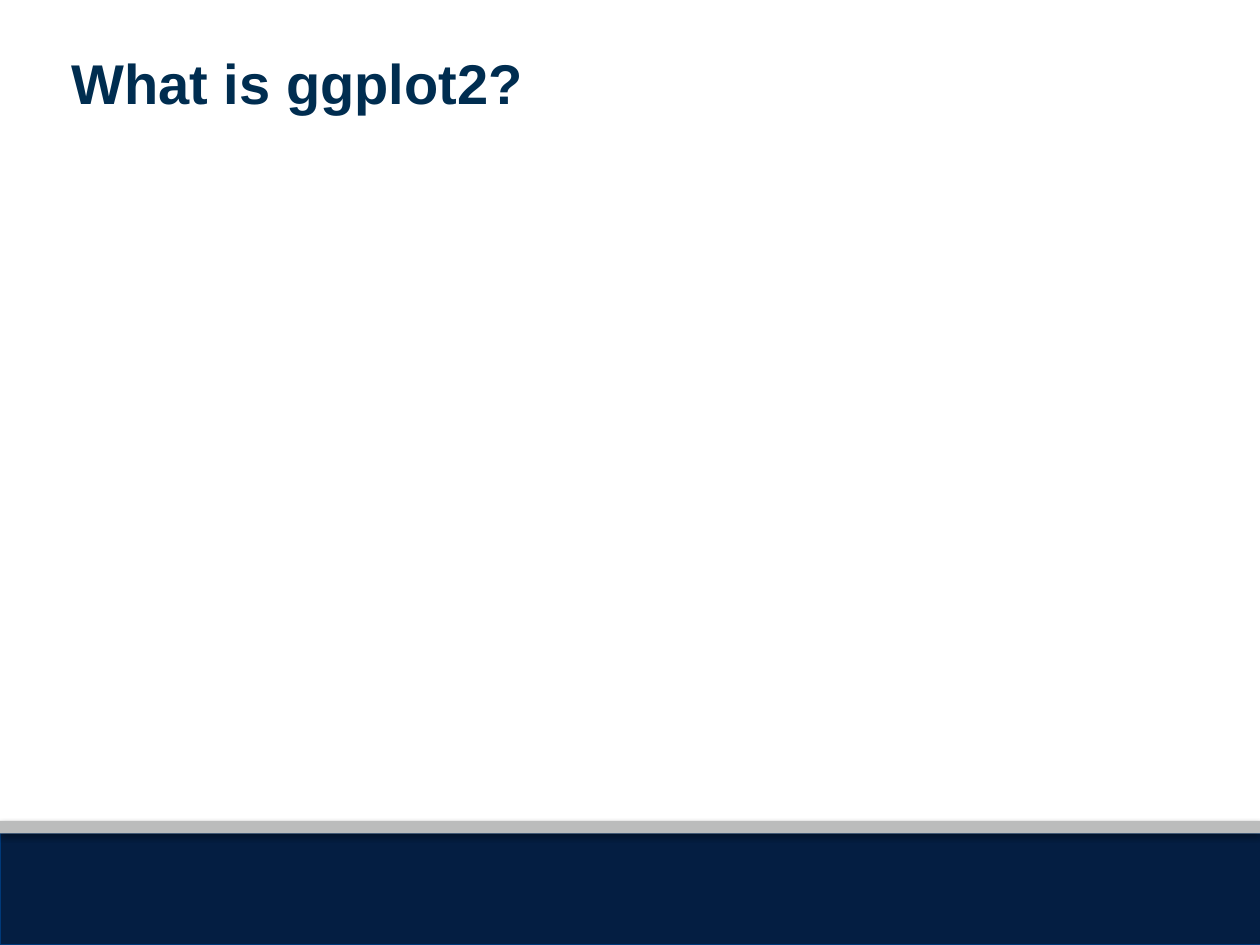
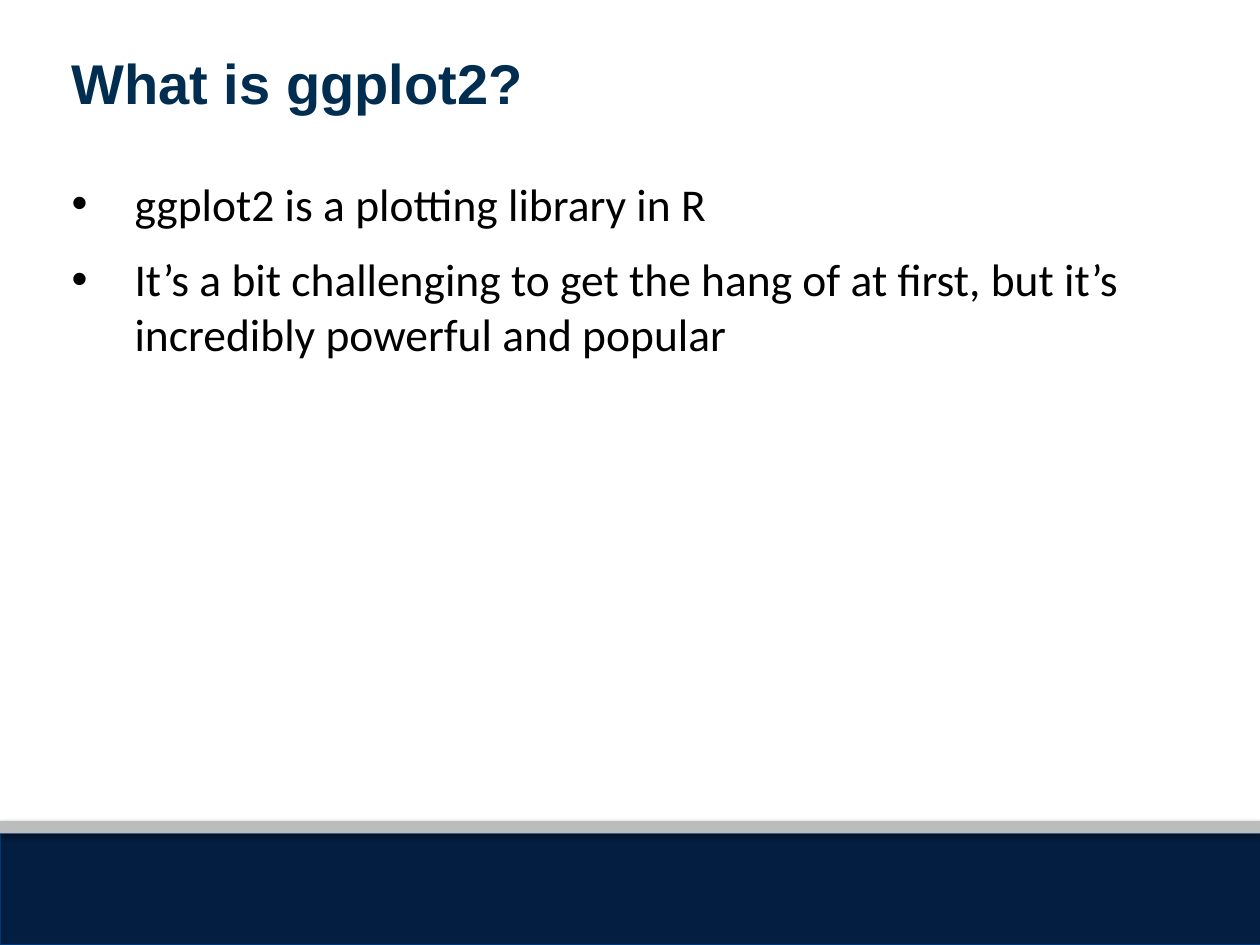
Before and after one commit to seaneff/data-science-basics-2023, a slide deck: slide 24 of day3/R Workshop Day 3 Slides.pptx (slide 15 before the commit). Drawn at 1260x945 pixels with LibreOffice and Linux fonts; fonts in the diff are those of the drawing; background and template pictures are left out. Boxes give left, top, right and bottom in pixels: in the first picture for what was removed or moved away, otherwise in the second. Text is boxed around its words. In the diff, an @@ line names an element or a change of style, - is before the commit and + after.

```diff
--- a/day3/R Workshop Day 3 Slides.pptx
+++ b/day3/R Workshop Day 3 Slides.pptx
@@ text added at [135, 189, 1118, 359], 26 pt, text #000000 @@
+• ggplot2 is a plotting library in R
+• It’s a bit challenging to get the hang of at first, but it’s incredibly powerful and popular
```
Also in this commit, not shown: 4 other slides changed, 23 slides added, 6 slides removed, 20 other files.
